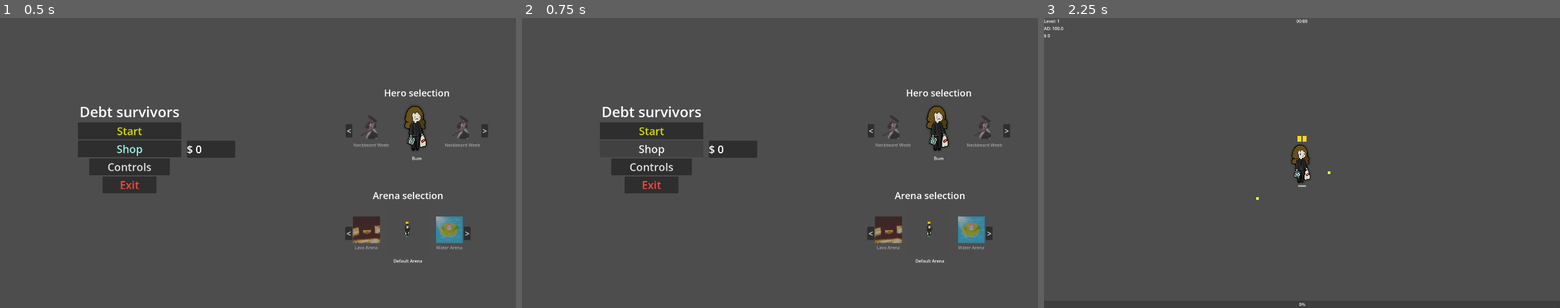
Above: before the commit, frames 1-3 (left to right).
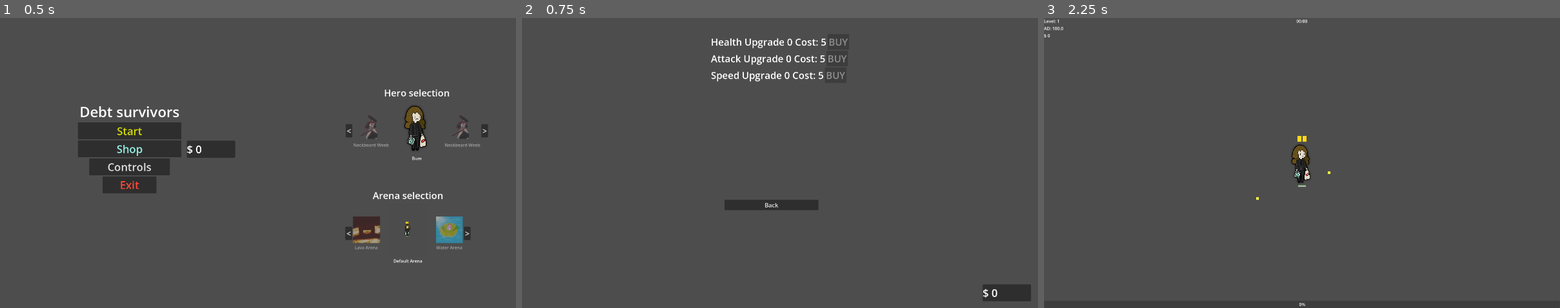
Above: after the commit, the same moments.

Repository: Vilkiy/Debt-Survivors
Game: Godot game, scene res://logic/UI/main_menu/main_menu.tscn
Same seed, same stepped clock (60 frames per second), same inputs: the game is played once before the commit and once after it.
Inputs (mouse positions are in pixels of both pictures, inside the frame that each line leads up to):
- Up to frame 1 (0.5 s): no input
- Up to frame 2 (0.75 s): click "Shop" at 0.5 s
- Up to frame 3 (2.25 s): click (1291, 203) at 1.25 s, where only the run after the commit has a clickable "Back"; click "Start" at 2 s

Frame 1 is identical in both runs. In frame 2, 7.8% of the frame differs, in the area x 15-99%, y 6-98%; in frame 3, nothing differs.

Commit message:
implemented shop system and created wave configurations

Diff:
--- a/Assets/Scripts/player.gd
+++ b/Assets/Scripts/player.gd
@@ -38,12 +38,25 @@
 func _ready() -> void:
 	GlobalVar.player = self
 	await get_tree().process_frame
+
+	health_handler.max_hp += UpgradeCurrencyManager.health_increase
+	health_handler.hp = health_handler.max_hp
+
+	speed += UpgradeCurrencyManager.movement_speed_increase
+
+	attack_damage_base += UpgradeCurrencyManager.movement_speed_increase
+	await get_tree().process_frame
+
 	hud = get_tree().root.find_child("HUD", true, false)
 	recalculate_weapon_damages()
 	var shooter = get_node_or_null("Weapons/ProjectileShooter")
 	if shooter:
 		$BulletDisplay.setup(shooter.max_ammo)
 	animated_sprite_2d.play("idle")
+
+
+
+
 
 func _physics_process(_delta):
 	# ----------------------------
--- a/logic/UI/main_menu/arena_selection.gd
+++ b/logic/UI/main_menu/arena_selection.gd
@@ -30,9 +30,10 @@
 		"scene": "res://Assets/Sprites/arena/water_tile_1080.png",
 		"image": "res://Assets/Sprites/arena/water_icon_256.png",
 		"waves": [
-			"res://logic/enemy_spawner/waves/wave2.tres",
-			"res://logic/enemy_spawner/waves/wave1.tres",
-			"res://logic/enemy_spawner/waves/wave3.tres"
+			"res://logic/enemy_spawner/waves/wave_water_arena/wave1_water_arena.tres",
+			"res://logic/enemy_spawner/waves/wave_water_arena/wave2_water_arena.tres",
+			"res://logic/enemy_spawner/waves/wave_water_arena/wave3_water_arena.tres",
+			"res://logic/enemy_spawner/waves/wave_water_arena/wave4_water_arena.tres",
 		]
 	},
 	{
@@ -40,9 +41,10 @@
 		"scene": "res://Assets/Sprites/arena/lava_tile_1080.png",
 		"image": "res://Assets/Sprites/arena/lava_icon_256.png",
 		"waves": [
-			"res://logic/enemy_spawner/waves/wave3.tres",
-			"res://logic/enemy_spawner/waves/wave1.tres",
-			"res://logic/enemy_spawner/waves/wave2.tres"
+			"res://logic/enemy_spawner/waves/wave_lava_arena/wave1_lava_arena.tres",
+			"res://logic/enemy_spawner/waves/wave_lava_arena/wave2_lava_arena.tres",
+			"res://logic/enemy_spawner/waves/wave_lava_arena/wave3_lava_arena.tres",
+			"res://logic/enemy_spawner/waves/wave_lava_arena/wave4_lava_arena.tres",
 		]
 	}
 ]
--- a/logic/UI/main_menu/main_menu.gd
+++ b/logic/UI/main_menu/main_menu.gd
@@ -2,6 +2,8 @@
 
 @onready var coin_label: Label = $CurrencyContainer/Currency
 "res://logic/game_handler/game_handler.tscn"
+
+@onready var shop: Button = $Menu/Shop
 
 func _ready() -> void:
 	coin_label.text = "$ " + str(UpgradeCurrencyManager.coins)
@@ -20,3 +22,7 @@
 
 func _on_exit_pressed() -> void:
 	get_tree().quit()
+
+
+func _on_shop_pressed() -> void:
+	get_tree().change_scene_to_file("res://logic/UI/main_menu/shop_menu.tscn")
--- a/logic/UI/main_menu/main_menu.tscn
+++ b/logic/UI/main_menu/main_menu.tscn
@@ -45,7 +45,7 @@
 theme_override_font_sizes/font_size = 40
 text = "Start"
 
-[node name="Button" type="Button" parent="Menu" unique_id=102612159]
+[node name="Shop" type="Button" parent="Menu" unique_id=102612159]
 layout_mode = 2
 theme_override_colors/font_color = Color(0.59422916, 0.95309395, 0.9073242, 1)
 theme_override_font_sizes/font_size = 40
@@ -234,6 +234,7 @@
 theme_override_font_sizes/font_size = 40
 
 [connection signal="pressed" from="Menu/start" to="." method="_on_start_pressed"]
+[connection signal="pressed" from="Menu/Shop" to="." method="_on_shop_pressed"]
 [connection signal="pressed" from="Menu/controls" to="." method="_on_controls_pressed"]
 [connection signal="pressed" from="Menu/exit" to="." method="_on_exit_pressed"]
 [connection signal="pressed" from="HeroSelection/heroSelection/left" to="HeroSelection/heroSelection" method="_on_left_pressed"]
--- /dev/null
+++ b/logic/UI/main_menu/shop_menu.gd
@@ -0,0 +1,65 @@
+extends Control
+
+@onready var coin_label: Label = $CurrencyContainer/Currency
+
+@onready var health_upgrade_label: Label = %HealthUpgradeLabel
+@onready var buy_health_button: Button = %BuyHealthButton
+@onready var attack_upgrade_label: Label = %AttackUpgradeLabel
+@onready var speed_upgrade_label: Label = %SpeedUpgradeLabel
+
+@onready var buy_attack_button: Button = %BuyAttackButton
+@onready var buy_speed_button: Button = %BuySpeedButton
+
+func _ready() -> void:
+	update_ui()
+
+func _on_back_pressed() -> void:
+	UpgradeCurrencyManager.save_coins()
+	get_tree().change_scene_to_file("res://logic/UI/main_menu/main_menu.tscn")
+
+
+
+func update_ui()->void:
+
+	health_upgrade_label.text = "Health Upgrade " + str(roundi(UpgradeCurrencyManager.health_increase)) + " Cost: 5"
+	attack_upgrade_label.text = "Attack Upgrade " + str(roundi(UpgradeCurrencyManager.attack_damage_increase)) + " Cost: 5"
+	speed_upgrade_label.text = "Speed Upgrade " + str(roundi(UpgradeCurrencyManager.movement_speed_increase)) + " Cost: 5"
+
+
+	coin_label.text = "$ " + str(UpgradeCurrencyManager.coins)
+
+
+	buy_health_button.disabled =not UpgradeCurrencyManager.coins >= 5
+	buy_attack_button.disabled =not UpgradeCurrencyManager.coins >= 5
+	buy_speed_button.disabled = not UpgradeCurrencyManager.coins >= 5
+
+
+func _on_buy_health_button_pressed() -> void:
+	if not UpgradeCurrencyManager.coins >= 5:
+		return
+
+	UpgradeCurrencyManager.coins -= 5
+
+	UpgradeCurrencyManager.health_increase += 5
+	update_ui()
+
+
+
+func _on_buy_attack_button_pressed() -> void:
+	if not UpgradeCurrencyManager.coins >= 5:
+		return
+
+	UpgradeCurrencyManager.coins -= 5
+
+	UpgradeCurrencyManager.attack_damage_increase += 5
+	update_ui()
+
+
+func _on_buy_speed_button_pressed() -> void:
+	if not UpgradeCurrencyManager.coins >= 5:
+		return
+
+	UpgradeCurrencyManager.coins -= 5
+
+	UpgradeCurrencyManager.movement_speed_increase += 5
+	update_ui()
--- /dev/null
+++ b/logic/UI/main_menu/shop_menu.tscn
@@ -0,0 +1,99 @@
+[gd_scene format=3 uid="uid://c7esejb6c8ya5"]
+
+[ext_resource type="Script" uid="uid://2ukk5fqybmb0" path="res://logic/UI/main_menu/shop_menu.gd" id="1_dwtmw"]
+
+[node name="ShopMenu" type="Control" unique_id=1242972951]
+layout_mode = 3
+anchors_preset = 15
+anchor_right = 1.0
+anchor_bottom = 1.0
+grow_horizontal = 2
+grow_vertical = 2
+script = ExtResource("1_dwtmw")
+
+[node name="VBoxContainer" type="VBoxContainer" parent="." unique_id=415813718]
+layout_mode = 0
+offset_left = 754.0
+offset_top = 677.0
+offset_right = 1103.0
+offset_bottom = 773.0
+
+[node name="back" type="Button" parent="VBoxContainer" unique_id=823099688]
+layout_mode = 2
+theme_override_font_sizes/font_size = 22
+text = "Back"
+
+[node name="VBoxContainer2" type="VBoxContainer" parent="." unique_id=583730394]
+layout_mode = 1
+anchors_preset = 8
+anchor_left = 0.5
+anchor_top = 0.5
+anchor_right = 0.5
+anchor_bottom = 0.5
+offset_left = -252.0
+offset_top = -480.0
+offset_right = 252.0
+offset_bottom = 2.0
+grow_horizontal = 2
+grow_vertical = 2
+
+[node name="HBoxContainer" type="HBoxContainer" parent="VBoxContainer2" unique_id=1148678499]
+layout_mode = 2
+
+[node name="HealthUpgradeLabel" type="Label" parent="VBoxContainer2/HBoxContainer" unique_id=1385317477]
+unique_name_in_owner = true
+layout_mode = 2
+theme_override_font_sizes/font_size = 36
+text = "Health Upgrade 0 Cost: 5"
+
+[node name="BuyHealthButton" type="Button" parent="VBoxContainer2/HBoxContainer" unique_id=1490223682]
+unique_name_in_owner = true
+layout_mode = 2
+theme_override_font_sizes/font_size = 36
+text = "BUY"
+
+[node name="HBoxContainer2" type="HBoxContainer" parent="VBoxContainer2" unique_id=1165293521]
+layout_mode = 2
+
+[node name="AttackUpgradeLabel" type="Label" parent="VBoxContainer2/HBoxContainer2" unique_id=798320721]
+unique_name_in_owner = true
+layout_mode = 2
+theme_override_font_sizes/font_size = 36
+text = "Attack Upgrade 0 Cost: 5"
+
+[node name="BuyAttackButton" type="Button" parent="VBoxContainer2/HBoxContainer2" unique_id=644547123]
+unique_name_in_owner = true
+layout_mode = 2
+theme_override_font_sizes/font_size = 36
+text = "BUY"
+
+[node name="HBoxContainer3" type="HBoxContainer" parent="VBoxContainer2" unique_id=1039317098]
+layout_mode = 2
+
+[node name="SpeedUpgradeLabel" type="Label" parent="VBoxContainer2/HBoxContainer3" unique_id=1943573166]
+unique_name_in_owner = true
+layout_mode = 2
+theme_override_font_sizes/font_size = 36
+text = "Speed Upgrade 0 Cost: 5"
+
+[node name="BuySpeedButton" type="Button" parent="VBoxContainer2/HBoxContainer3" unique_id=987635860]
+unique_name_in_owner = true
+layout_mode = 2
+theme_override_font_sizes/font_size = 36
+text = "BUY"
+
+[node name="CurrencyContainer" type="PanelContainer" parent="." unique_id=787443899]
+layout_mode = 0
+offset_left = 1714.0
+offset_top = 992.0
+offset_right = 1894.0
+offset_bottom = 1055.0
+
+[node name="Currency" type="Label" parent="CurrencyContainer" unique_id=796876612]
+layout_mode = 2
+theme_override_font_sizes/font_size = 40
+
+[connection signal="pressed" from="VBoxContainer/back" to="." method="_on_back_pressed"]
+[connection signal="pressed" from="VBoxContainer2/HBoxContainer/BuyHealthButton" to="." method="_on_buy_health_button_pressed"]
+[connection signal="pressed" from="VBoxContainer2/HBoxContainer2/BuyAttackButton" to="." method="_on_buy_attack_button_pressed"]
+[connection signal="pressed" from="VBoxContainer2/HBoxContainer3/BuySpeedButton" to="." method="_on_buy_speed_button_pressed"]
--- /dev/null
+++ b/logic/enemy_spawner/waves/wave_lava_arena/wave1_lava_arena.tres
@@ -0,0 +1,18 @@
+[gd_resource type="Resource" script_class="WaveResource" format=3 uid="uid://d2sxucc8b5csx"]
+
+[ext_resource type="Script" uid="uid://b2mebq0s4q6t5" path="res://logic/enemy_spawner/wave_resource.gd" id="1_5h7yv"]
+
+[resource]
+script = ExtResource("1_5h7yv")
+duration = 20.0
+spawn_count = 2
+spawn_count_max = 3
+spawn_radius = 1200.0
+enemy_weights = {
+0: 70,
+1: 0,
+2: 70,
+3: 30
+}
+scaling_enabled = false
+metadata/_custom_type_script = "uid://b2mebq0s4q6t5"
--- /dev/null
+++ b/logic/enemy_spawner/waves/wave_lava_arena/wave2_lava_arena.tres
@@ -0,0 +1,17 @@
+[gd_resource type="Resource" script_class="WaveResource" format=3 uid="uid://r0usj8lsjxao"]
+
+[ext_resource type="Script" uid="uid://b2mebq0s4q6t5" path="res://logic/enemy_spawner/wave_resource.gd" id="1_twmth"]
+
+[resource]
+script = ExtResource("1_twmth")
+spawn_count = 5
+spawn_count_max = 16
+spawn_radius = 1200.0
+enemy_weights = {
+0: 20,
+1: 0,
+2: 50,
+3: 50
+}
+scaling_enabled = false
+metadata/_custom_type_script = "uid://b2mebq0s4q6t5"
--- /dev/null
+++ b/logic/enemy_spawner/waves/wave_lava_arena/wave3_lava_arena.tres
@@ -0,0 +1,18 @@
+[gd_resource type="Resource" script_class="WaveResource" format=3 uid="uid://dgr3ma5xldynv"]
+
+[ext_resource type="Script" uid="uid://b2mebq0s4q6t5" path="res://logic/enemy_spawner/wave_resource.gd" id="1_q7ffb"]
+
+[resource]
+script = ExtResource("1_q7ffb")
+duration = 40.0
+spawn_count = 4
+spawn_count_max = 8
+spawn_radius = 1200.0
+enemy_weights = {
+0: 35,
+1: 25,
+2: 200,
+3: 200
+}
+scaling_enabled = false
+metadata/_custom_type_script = "uid://b2mebq0s4q6t5"
--- /dev/null
+++ b/logic/enemy_spawner/waves/wave_lava_arena/wave4_lava_arena.tres
@@ -0,0 +1,19 @@
+[gd_resource type="Resource" script_class="WaveResource" format=3 uid="uid://d0dmm08amilk1"]
+
+[ext_resource type="Script" uid="uid://b2mebq0s4q6t5" path="res://logic/enemy_spawner/wave_resource.gd" id="1_6rs12"]
+
+[resource]
+script = ExtResource("1_6rs12")
+duration = 40.0
+spawn_interval = 1.0
+spawn_count = 4
+spawn_count_max = 10
+spawn_radius = 1200.0
+enemy_weights = {
+0: 30,
+1: 30,
+2: 50,
+3: 75
+}
+is_last_wave = true
+metadata/_custom_type_script = "uid://b2mebq0s4q6t5"
--- /dev/null
+++ b/logic/enemy_spawner/waves/wave_water_arena/wave1_water_arena.tres
@@ -0,0 +1,19 @@
+[gd_resource type="Resource" script_class="WaveResource" format=3 uid="uid://dun4w7qhrgjbm"]
+
+[ext_resource type="Script" uid="uid://b2mebq0s4q6t5" path="res://logic/enemy_spawner/wave_resource.gd" id="1_kh3sb"]
+
+[resource]
+script = ExtResource("1_kh3sb")
+duration = 20.0
+spawn_interval = 1.0
+spawn_count = 5
+spawn_count_max = 10
+spawn_radius = 1200.0
+enemy_weights = {
+0: 100,
+1: 0,
+2: 0,
+3: 0
+}
+scaling_enabled = false
+metadata/_custom_type_script = "uid://b2mebq0s4q6t5"
--- /dev/null
+++ b/logic/enemy_spawner/waves/wave_water_arena/wave2_water_arena.tres
@@ -0,0 +1,18 @@
+[gd_resource type="Resource" script_class="WaveResource" format=3 uid="uid://cs4w6fy1qcein"]
+
+[ext_resource type="Script" uid="uid://b2mebq0s4q6t5" path="res://logic/enemy_spawner/wave_resource.gd" id="1_o54n7"]
+
+[resource]
+script = ExtResource("1_o54n7")
+duration = 15.0
+spawn_count = 2
+spawn_count_max = 4
+spawn_radius = 1200.0
+enemy_weights = {
+0: 50,
+1: 0,
+2: 20,
+3: 20
+}
+scaling_enabled = false
+metadata/_custom_type_script = "uid://b2mebq0s4q6t5"
--- /dev/null
+++ b/logic/enemy_spawner/waves/wave_water_arena/wave3_water_arena.tres
@@ -0,0 +1,18 @@
+[gd_resource type="Resource" script_class="WaveResource" format=3 uid="uid://cwn3fr5sastpg"]
+
+[ext_resource type="Script" uid="uid://b2mebq0s4q6t5" path="res://logic/enemy_spawner/wave_resource.gd" id="1_0xhxv"]
+
+[resource]
+script = ExtResource("1_0xhxv")
+duration = 60.0
+spawn_count = 4
+spawn_count_max = 8
+spawn_radius = 1200.0
+enemy_weights = {
+0: 200,
+1: 100,
+2: 20,
+3: 20
+}
+scaling_enabled = false
+metadata/_custom_type_script = "uid://b2mebq0s4q6t5"
--- /dev/null
+++ b/logic/enemy_spawner/waves/wave_water_arena/wave4_water_arena.tres
@@ -0,0 +1,19 @@
+[gd_resource type="Resource" script_class="WaveResource" format=3 uid="uid://dabeg4wpte3nd"]
+
+[ext_resource type="Script" uid="uid://b2mebq0s4q6t5" path="res://logic/enemy_spawner/wave_resource.gd" id="1_jgcm5"]
+
+[resource]
+script = ExtResource("1_jgcm5")
+duration = 40.0
+spawn_interval = 1.0
+spawn_count = 4
+spawn_count_max = 8
+spawn_radius = 1200.0
+enemy_weights = {
+0: 100,
+1: 50,
+2: 40,
+3: 25
+}
+is_last_wave = true
+metadata/_custom_type_script = "uid://b2mebq0s4q6t5"
--- a/logic/gameplay_elements/weapons/orbit_weapon/orb/orb.gd
+++ b/logic/gameplay_elements/weapons/orbit_weapon/orb/orb.gd
@@ -10,7 +10,11 @@
 	if body is Enemy and not hit_timers.has(body):
 		var is_crit = randf() < GlobalVar.player.crit_chance
 		var final_damage = damage * 1.5 if is_crit else damage
-		body.health_handler.take_damage(final_damage, is_crit)
+
+		var bod_enem : Enemy = body as Enemy
+		bod_enem.health_handler.take_damage(final_damage,"physical",is_crit)
+
+		#body.health_handler.take_damage(final_damage, is_crit)
 		hit_timers[body] = hit_cooldown
 
 func _process(delta: float) -> void:
--- a/logic/global/upgrade_currency_manager.gd
+++ b/logic/global/upgrade_currency_manager.gd
@@ -3,6 +3,9 @@
 const SAVE_PATH = "user://coins.save"
 
 var coins: int = 0
+var health_increase: float = 0
+var movement_speed_increase: float = 0
+var attack_damage_increase: float = 0
 
 func _ready() -> void:
 	load_coins()
@@ -15,6 +18,9 @@
 	var file = FileAccess.open(SAVE_PATH, FileAccess.WRITE)
 	if file:
 		file.store_32(coins)
+		file.store_float(health_increase)
+		file.store_float(movement_speed_increase)
+		file.store_float(attack_damage_increase)
 
 func load_coins() -> void:
 	if not FileAccess.file_exists(SAVE_PATH):
@@ -23,3 +29,6 @@
 	var file = FileAccess.open(SAVE_PATH, FileAccess.READ)
 	if file:
 		coins = file.get_32()
+		health_increase = file.get_float()
+		movement_speed_increase = file.get_float()
+		attack_damage_increase = file.get_float()
Not shown, added: logic/UI/main_menu/shop_menu.gd.uid
